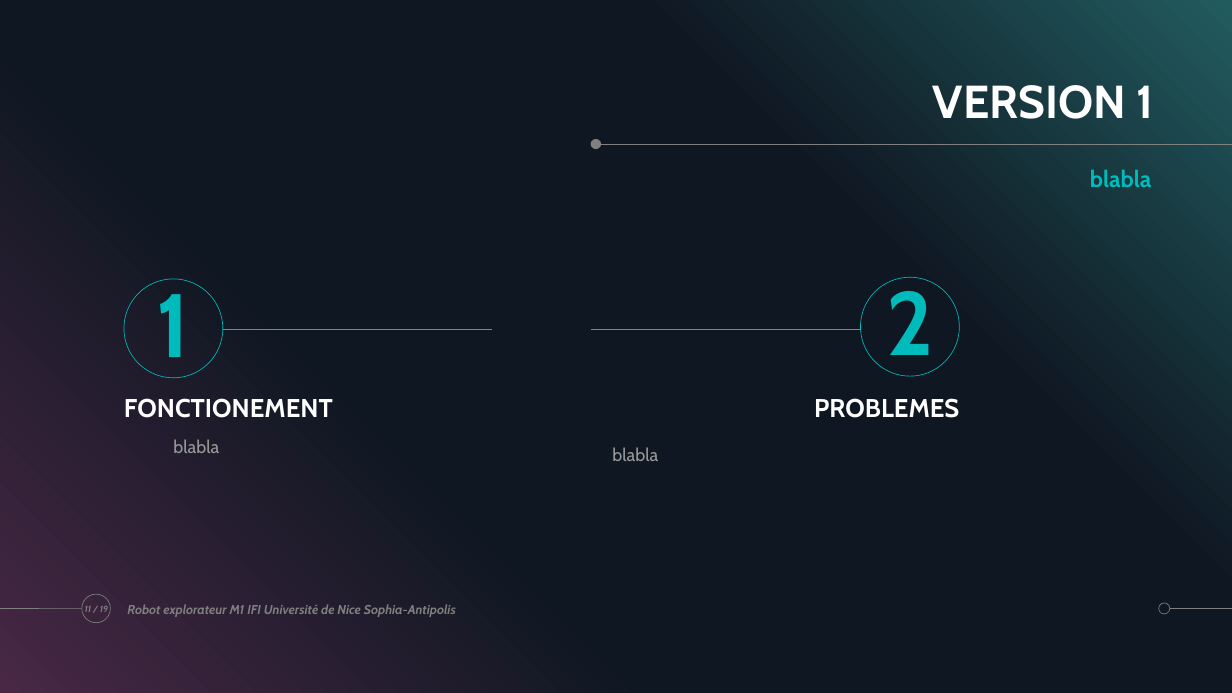
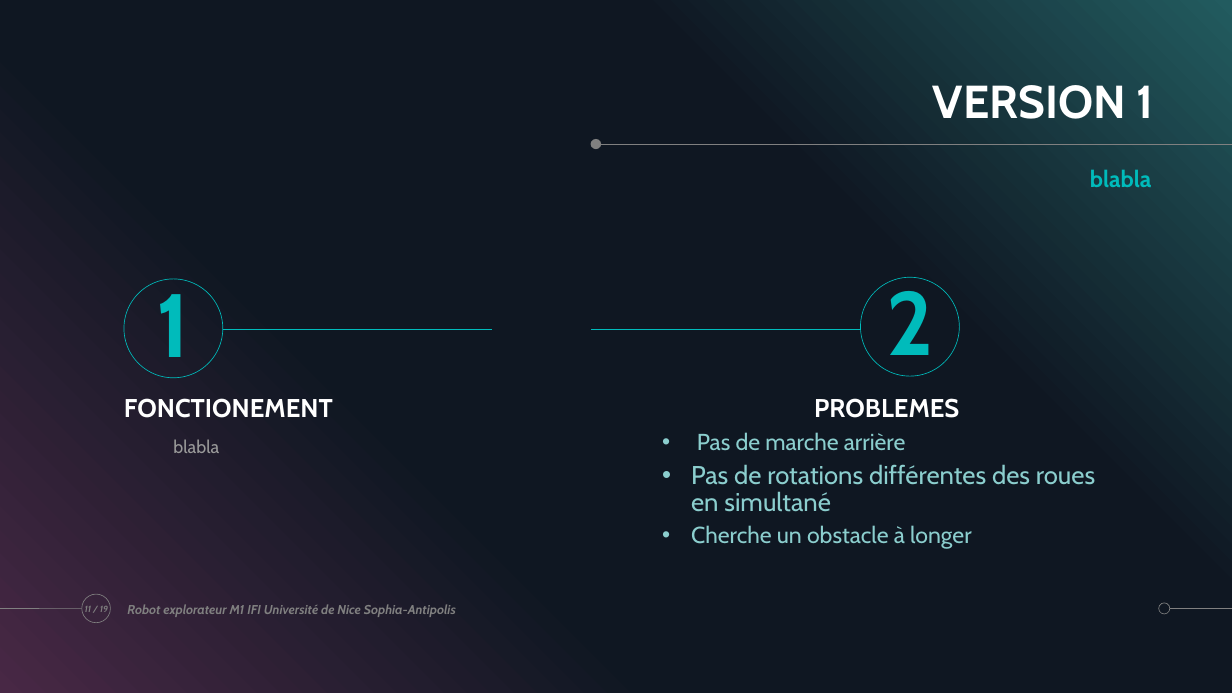
Before and after one commit to ChloeMaccarinelli/TER_M1_S2, a slide deck: slide 11 of doc/Diapo_LOTFI_MACCARINELLI_MARION.pptx. Drawn at 1232x693 pixels with LibreOffice and Linux fonts; fonts in the diff are those of the drawing. Boxes give left, top, right and bottom in pixels: in the first picture for what was removed or moved away, otherwise in the second. Text is boxed around its words. In the diff, an @@ line names an element or a change of style, - is before the commit and + after.

```diff
--- a/doc/Diapo_LOTFI_MACCARINELLI_MARION.pptx
+++ b/doc/Diapo_LOTFI_MACCARINELLI_MARION.pptx
@@ text removed at [612, 447, 658, 461] @@
-blabla
@@ text added at [691, 432, 1095, 549], 20 pt, text #8CCFCF @@
+  • Pas de marche arrière
+  • Pas de rotations différentes des roues en simultané
+  • Cherche un obstacle à longer
```
Also in this commit, not shown: 2 other slides changed, 1 other file.
